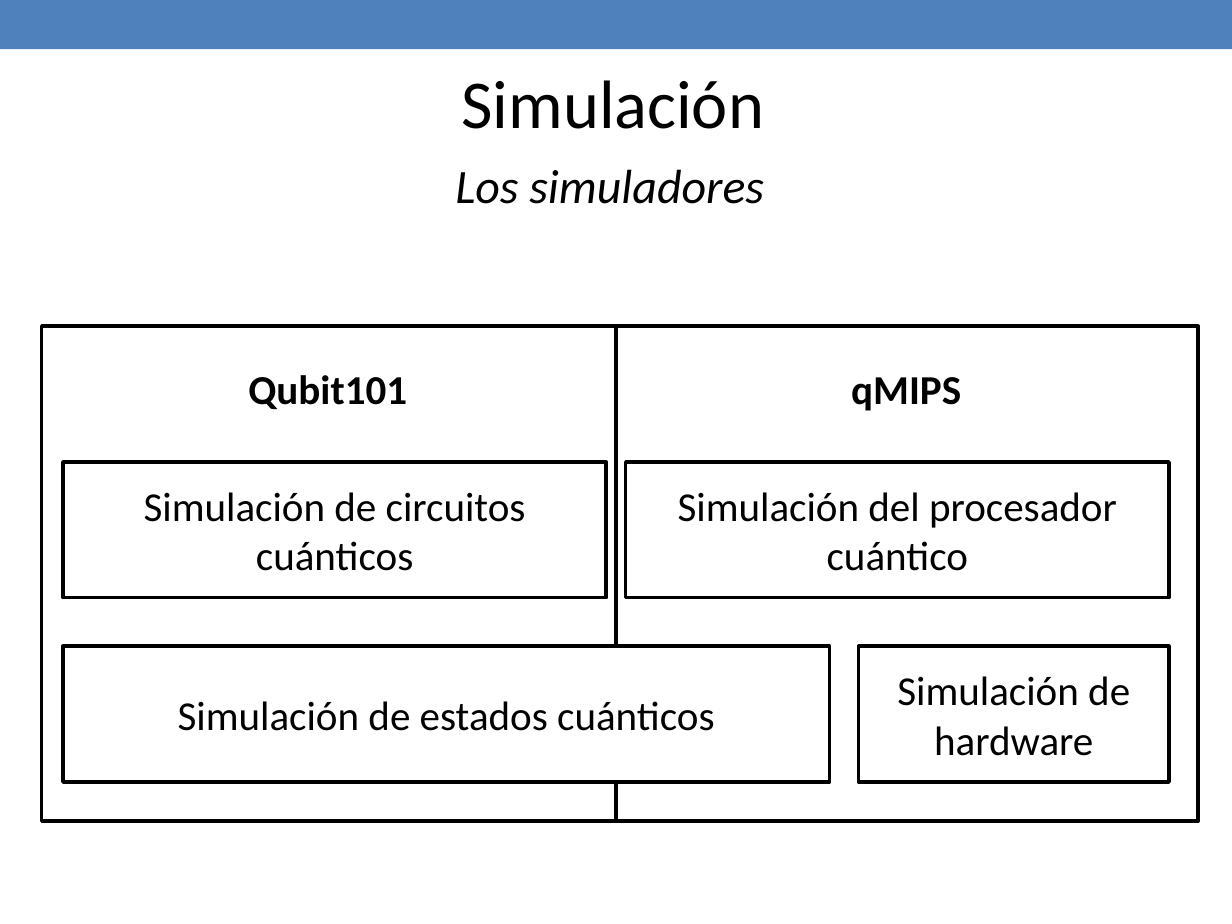
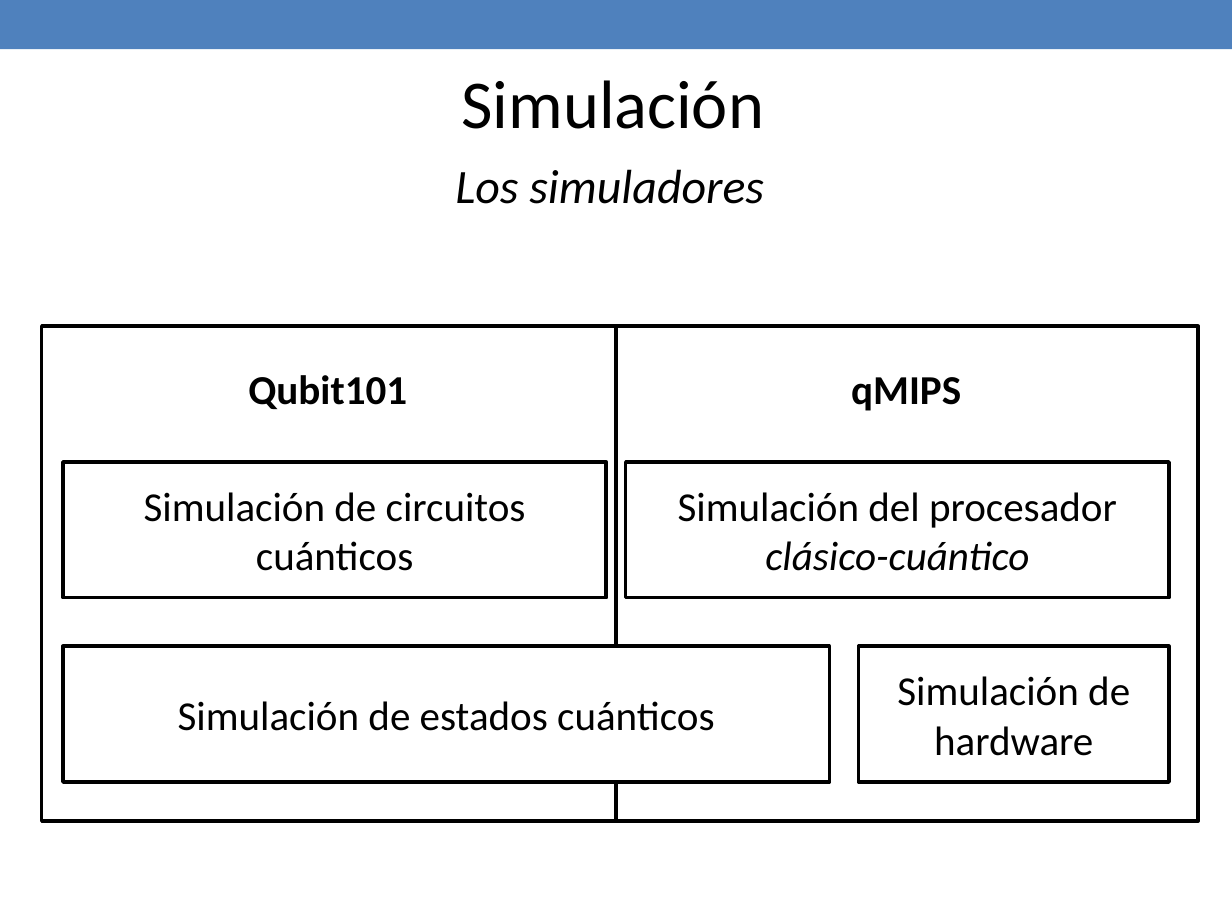
Before and after one commit to jaimecp89/qMIPS101, a slide deck: slide 19 of qMIPS/doc/Presentacion PFC.pptx. Drawn at 1232x924 pixels with LibreOffice and Linux fonts; fonts in the diff are those of the drawing. Boxes give left, top, right and bottom in pixels: in the first picture for what was removed or moved away, otherwise in the second. Text is boxed around its words. In the diff, an @@ line names an element or a change of style, - is before the commit and + after.

```diff
--- a/qMIPS/doc/Presentacion PFC.pptx
+++ b/qMIPS/doc/Presentacion PFC.pptx
@@ text in rectangle at [678,492,1117,571]: text changed @@
-Simulación del procesador cuántico
+Simulación del procesador clásico-cuántico
```
Also in this commit, not shown: 1 other slide changed, 1 other file.
